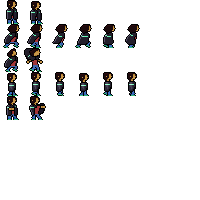
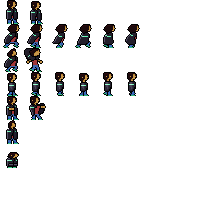
Layer changes from the first 200×200 image to the second:
added group "Lookup" with 1 layers above "Crouch" over [6, 120, 19, 144]
added layer "Player Lookup 1" in group "Lookup" over [6, 120, 19, 144]
added group "Crouch" with 1 layers over [6, 152, 19, 168]
added layer "Player Crouch" in group "Crouch" over [6, 152, 19, 168]
